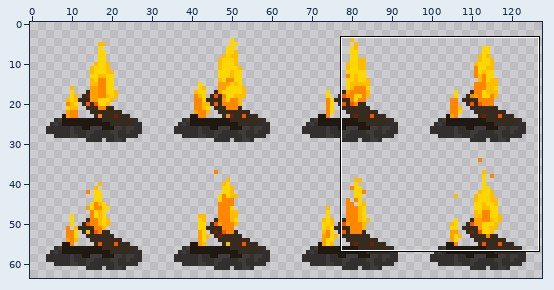
Two versions of one sprite sheet, Assets/Graphics/Textures/Campfire-sheet.png. The first picture is a wide view before the edit; the outline marks the close-up.
Close-up. As it was:
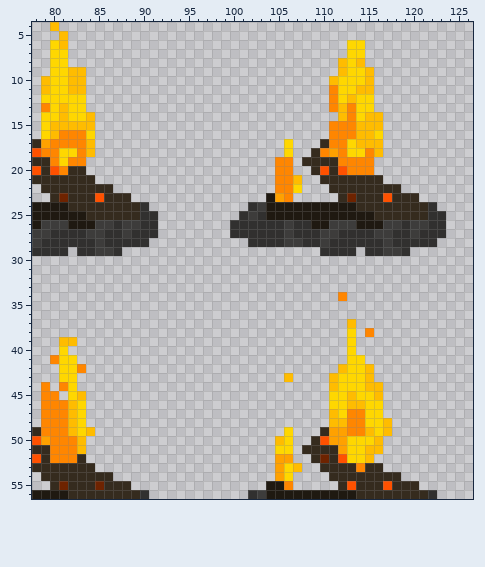
The file is 128x64 pixels. Shown: x 78..126, y 4..56. The commit also changed other parts of the picture, which this record leaves out.
Now the later version:
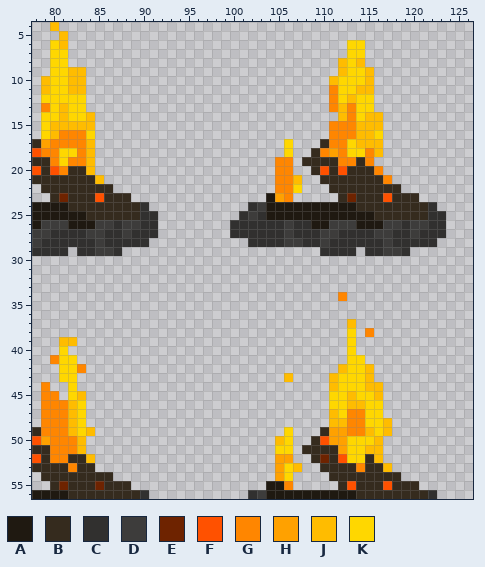
Palette (. is transparent): A #1f1911  B #352b1e  C #31302f  D #3d3c3b  E #6e2300  F #ff5100  G #ff8600  H #ffa100  J #ffbc00  K #ffd700
Diff:
@@ x 78..126 @@
 18 FGGKKGJ.....................K..BGHGKKGJ..........
-19 BBGKGG.....................GG.BBBBGGGG...........
-20 FBFGBB.....................GG..BFBFGGG...........
-21 BBBBBBB....................GGJ..BBBBBBB..........
+19 BBGKGGJ....................GG.BBBBGGBG...........
+20 FBFGBBJ....................GG..BFBFBBBG..........
+21 BBBBBBBJ...................GGJ..BBBBBBBG.........
 22 .BBBBBBBB..................GGK...BBBBBBBB........
@@ x 79..83 @@
 43 ..KK.
-44 G.GK.
+44 G..K.
 45 GG.KJ
@@ x 78..126 @@
 51 BBGGGJ.....................KK.BBBBHKKJJ..........
-52 FBGGGB.....................HH..BEBFKKJ...........
-53 BBBBBBB....................HKJ..BBBBGBB..........
+52 FBGGBBJ....................HH..BEBFKKBJ..........
+53 BBBBGBB....................HKJ..BBBBGBBJ.........
 54 .BBBBBBBB..................HK....BBBBBBBB........
Changed places in both close-ups, as pixel boxes (x1, y1, x2, y2):
added: (86, 157, 104, 184)
changed: (347, 157, 392, 184)
erased: (59, 382, 68, 391)
changed: (68, 454, 95, 472)
changed: (365, 454, 392, 472)
